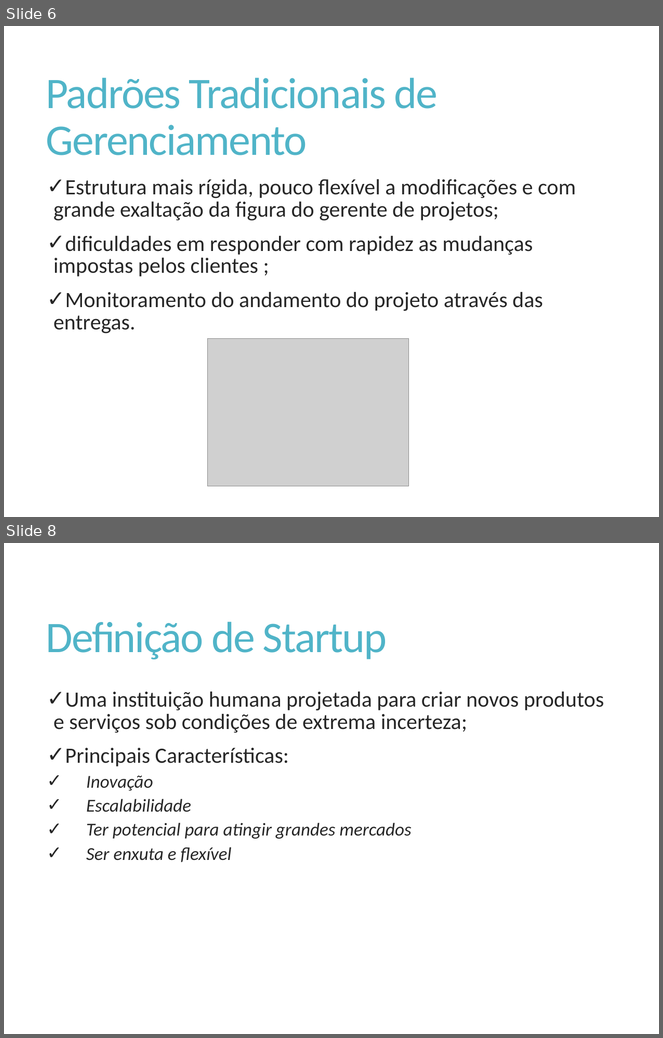
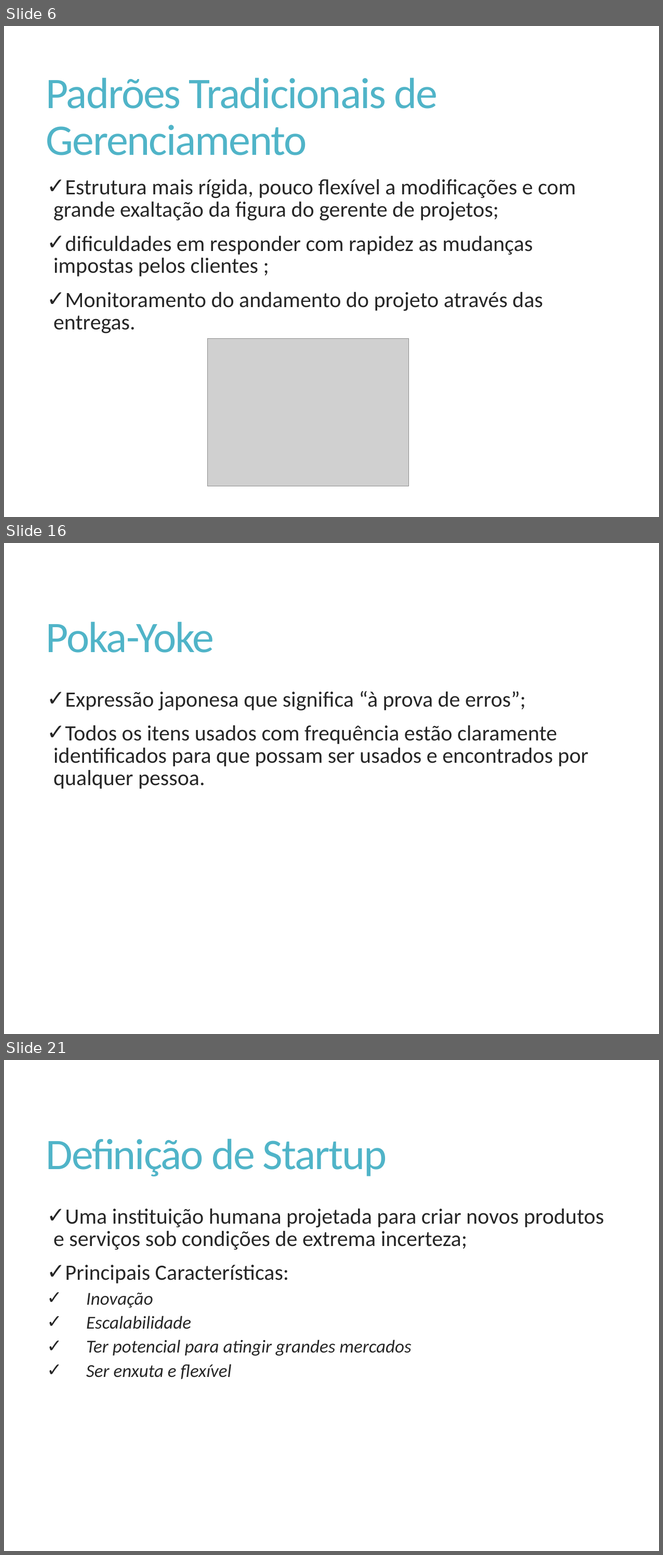
Before and after one commit to Elton-Garbin/TCC-2016, a slide deck: StartIdea/StartIdea.Docs/Apresentacao.pptx. Shown one above the other, each under a label of ours: slides 6 and 8 before the commit, slides 6, 16 and 21 after it; the slides between them are not shown. The pictures are 663x1038 and 663x1555 pixels, drawn with LibreOffice and Linux fonts; fonts in the diff are those of the drawing; grey boxes stand for pictures. Boxes give left, top, right and bottom in pixels: in the first picture for what was removed or moved away, otherwise in the second. Text is boxed around its words. In the diff, an @@ line names an element or a change of style, - is before the commit and + after.

```diff
--- a/StartIdea/StartIdea.Docs/Apresentacao.pptx
+++ b/StartIdea/StartIdea.Docs/Apresentacao.pptx
@@ slide 16 added at [4,543,659,1034], background #FFFFFF @@
@@ title added at [46,622,215,653], 48 pt, text #50B4C8 @@
+Poka-Yoke
@@ text added at [53,691,588,789], 24 pt, text #262626 @@
+✓ Expressão japonesa que significa “à prova de erros”;
+✓ Todos os itens usados com frequência estão claramente identificados para que possam ser usados e encontrados por qualquer pessoa.
@@ what was slide 8 is now slide 21 @@
```
Also in this commit, not shown: 2 slides changed, 12 other slides added.
